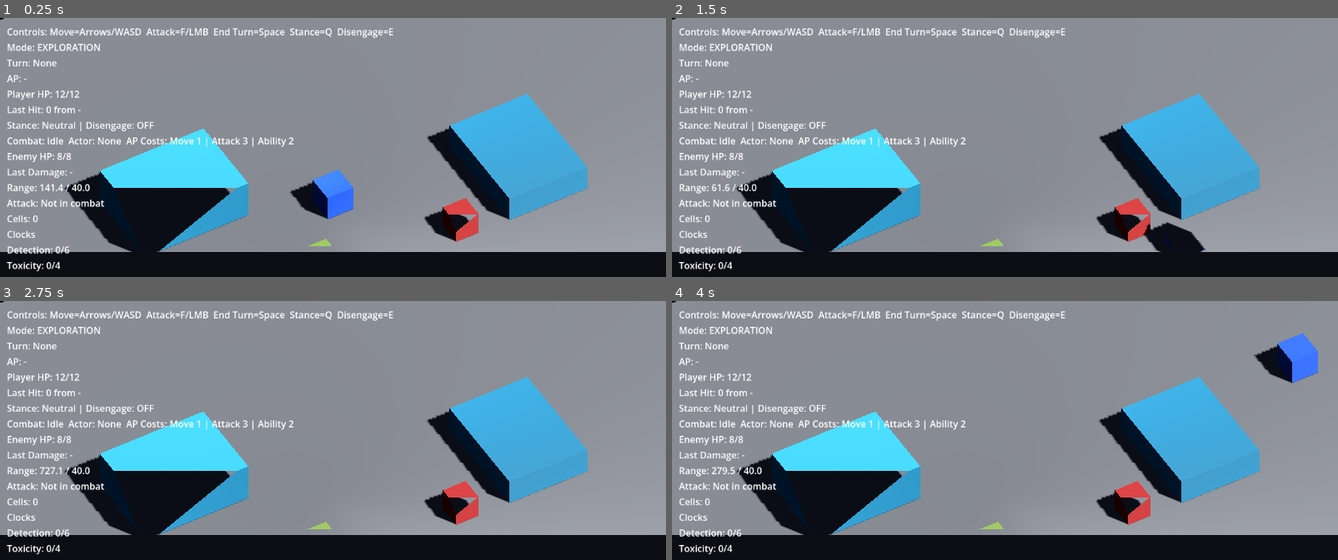
Above: before the commit, frames 1-4 (two rows, left to right).
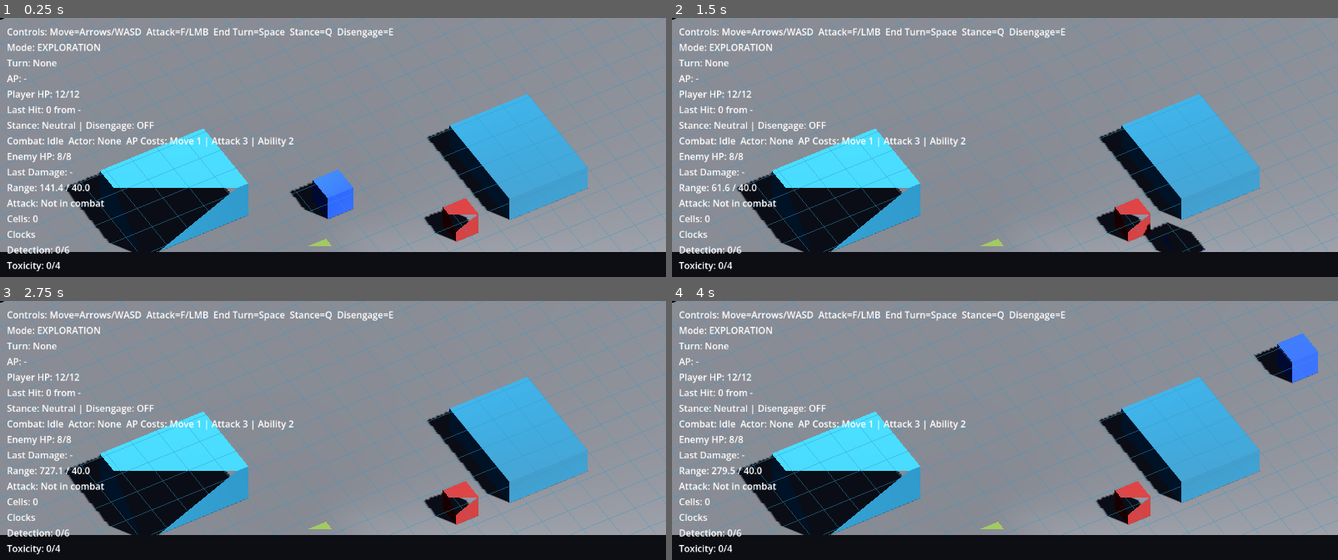
Above: after the commit, the same moments.

Repository: whelanworkmaster/cogs-and-catalysts
Game: Godot game, scene res://scenes/main.tscn
Same seed, same stepped clock (60 frames per second), same inputs: the game is played once before the commit and once after it.
Inputs (mouse positions are in pixels of both pictures, inside the frame that each line leads up to):
- Up to frame 1 (0.25 s): no input
- Up to frame 2 (1.5 s): tap Enter (ui_accept) at 0.5, 0.77, 1.25 s; move the mouse to (1151, 186) at 0.52 s; hold Right (ui_right) 0.53-1.28 s; tap F (attack) at 0.6 s; click (1151, 186) at 0.67 s; tap E (disengage) at 0.8, 1.35 s; move the mouse to (871, 222) at 1.27 s; hold Down (ui_down) from 1.28 s (still down)
- Up to frame 3 (2.75 s): tap Enter (ui_accept) at 1.52 s; tap F (attack) at 1.55, 2.1 s; move the mouse to (399, 404) at 2.02 s; release Down (ui_down) at 2.03 s; hold Right (ui_right) from 2.03 s (still down); tap E (disengage) at 2.3 s
- Up to frame 4 (4 s): move the mouse to (outside the picture) at 2.77 s; release Right (ui_right) at 2.78 s; hold Up (ui_up) 2.78-3.53 s; tap E (disengage) at 2.85, 3.8 s; click (outside the picture) at 2.92 s; tap Enter (ui_accept) at 3.02, 3.5, 3.77 s; tap F (attack) at 3.05 s; move the mouse to (1204, 544) at 3.52 s; hold Left (ui_left) from 3.53 s (still down); tap Q (stance_cycle) at 3.6 s

The runs differ from the first frame. In frame 1, 4.6% of the frame differs, in the area x 0-100%, y 0-91%; in frame 2, 4.6%; in frame 3, 4.6%; in frame 4, 4.6%.

Commit message:
Port combat visuals and grid overlay to 3D (Phases 7-8)
Rewrite enemy_threat_visual.gd and combat_overlay.gd as
MeshInstance3D with ImmediateMesh rings on the XZ ground plane.
Rewrite grid_overlay.gd as MeshInstance3D with PRIMITIVE_LINES
for cell outlines, reading obstacle rects from 3D BoxShape3D.
Re-add threat visual to enemy. Add GridOverlay to main.tscn.

Co-Authored-By: Claude Opus 4.5 <noreply@anthropic.com>

Diff:
--- a/scenes/main.tscn
+++ b/scenes/main.tscn
@@ -8,6 +8,7 @@
 [ext_resource type="PackedScene" uid="uid://c6d45ey1whev" path="res://scenes/enemy.tscn" id="8_enemy"]
 [ext_resource type="Script" path="res://scripts/world/elevation_area.gd" id="9_elev"]
 [ext_resource type="Script" path="res://scripts/world/steam_vent.gd" id="10_vent"]
+[ext_resource type="Script" path="res://scripts/world/grid_overlay.gd" id="11_grid"]
 
 [sub_resource type="Environment" id="Environment_1"]
 background_mode = 1
@@ -61,6 +62,9 @@
 elevation_height = 32.0
 building_size = Vector3(96, 32, 128)
 
+[node name="GridOverlay" type="MeshInstance3D" parent="."]
+script = ExtResource("11_grid")
+
 [node name="SteamVent1" type="Area3D" parent="."]
 script = ExtResource("10_vent")
 transform = Transform3D(1, 0, 0, 0, 1, 0, 0, 0, 1, -50, 0, 60)
--- a/scripts/actors/enemy.gd
+++ b/scripts/actors/enemy.gd
@@ -4,6 +4,7 @@
 
 const DamagePopup = preload("res://scripts/ui/damage_popup.gd")
 const MutagenicCell = preload("res://scripts/world/mutagenic_cell.gd")
+const EnemyThreatVisual = preload("res://scripts/ui/enemy_threat_visual.gd")
 
 @export var max_hp: int = 8
 @export var max_ap: int = 10
@@ -31,6 +32,7 @@
 	elevation_detector.area_entered.connect(_on_elevation_area_entered)
 	elevation_detector.area_exited.connect(_on_elevation_area_exited)
 	_setup_visual()
+	_create_threat_visual()
 	if CombatManager:
 		CombatManager.turn_started.connect(_on_turn_started)
 
@@ -278,6 +280,14 @@
 	popup.global_position = screen_pos
 	scene.add_child(popup)
 
+func _create_threat_visual() -> void:
+	if has_node("ThreatVisual"):
+		return
+	var ring := MeshInstance3D.new()
+	ring.name = "ThreatVisual"
+	ring.set_script(EnemyThreatVisual)
+	add_child(ring)
+
 func _on_turn_started(actor: Node) -> void:
 	if actor == self:
 		reset_ap()
--- a/scripts/ui/combat_overlay.gd
+++ b/scripts/ui/combat_overlay.gd
@@ -1,81 +1,67 @@
-extends Node2D
+extends MeshInstance3D
 
 class_name CombatOverlay
 
 @export var stance_radius: float = 22.0
-@export var stance_width: float = 3.0
 @export var disengage_radius: float = 28.0
-@export var disengage_width: float = 2.0
-@export var ap_pip_radius: float = 14.0
-@export var ap_pip_size: float = 2.5
-@export var clock_radius: float = 10.0
-@export var clock_width: float = 2.0
-@export var clock_offset: Vector2 = Vector2(0, -28)
+@export var ring_segments: int = 32
+
+var _mat: StandardMaterial3D
+
+func _ready() -> void:
+	_mat = StandardMaterial3D.new()
+	_mat.shading_mode = BaseMaterial3D.SHADING_MODE_UNSHADED
+	_mat.transparency = BaseMaterial3D.TRANSPARENCY_ALPHA
+	_mat.no_depth_test = true
+	_mat.vertex_color_use_as_albedo = true
+	material_override = _mat
 
 func _process(_delta: float) -> void:
-	queue_redraw()
-
-func _draw() -> void:
 	var player := get_parent()
 	if player == null:
+		mesh = null
 		return
-	_draw_stance_ring(player)
-	_draw_disengage_ring(player)
-	_draw_ap_pips(player)
-	_draw_clocks()
+	if not CombatManager or not CombatManager.active_combat:
+		mesh = null
+		return
+	_rebuild(player)
 
-func _draw_stance_ring(player: Node) -> void:
-	if not player.has_method("get_stance_name"):
-		return
-	var stance_name: String = str(player.get_stance_name())
-	var color: Color = Color(0.6, 0.6, 0.6, 0.7)
-	match stance_name:
-		"Guard":
-			color = Color(0.2, 0.6, 1.0, 0.8)
-		"Aggress":
-			color = Color(1.0, 0.3, 0.3, 0.8)
-		"Evade":
-			color = Color(0.3, 1.0, 0.5, 0.8)
-	draw_arc(Vector2.ZERO, stance_radius, 0.0, TAU, 32, color, stance_width)
+func _rebuild(player: Node) -> void:
+	var im := ImmediateMesh.new()
 
-func _draw_disengage_ring(player: Node) -> void:
-	if not player.has_method("is_disengage_active"):
-		return
-	var active: bool = bool(player.is_disengage_active())
-	if not active:
-		return
-	var color := Color(1.0, 1.0, 0.4, 0.8)
-	var segments := 12
-	var gap := TAU / float(segments)
-	for i in range(segments):
-		if i % 2 == 0:
-			var start_angle := i * gap
-			var end_angle := start_angle + gap * 0.6
-			draw_arc(Vector2.ZERO, disengage_radius, start_angle, end_angle, 6, color, disengage_width)
+	# Stance ring
+	if player.has_method("get_stance_name"):
+		var stance_name: String = str(player.get_stance_name())
+		var color: Color = Color(0.6, 0.6, 0.6, 0.7)
+		match stance_name:
+			"Guard":
+				color = Color(0.2, 0.6, 1.0, 0.8)
+			"Aggress":
+				color = Color(1.0, 0.3, 0.3, 0.8)
+			"Evade":
+				color = Color(0.3, 1.0, 0.5, 0.8)
+		im.surface_begin(Mesh.PRIMITIVE_LINE_STRIP)
+		for i in range(ring_segments + 1):
+			var angle := TAU * float(i) / float(ring_segments)
+			im.surface_set_color(color)
+			im.surface_add_vertex(Vector3(cos(angle) * stance_radius, 0.5, sin(angle) * stance_radius))
+		im.surface_end()
 
-func _draw_ap_pips(player: Node) -> void:
-	if not player.has_method("get_current_ap") or not player.has_method("get_max_ap"):
-		return
-	var current_ap: int = int(player.get_current_ap())
-	var max_ap: int = max(int(player.get_max_ap()), 1)
-	for i in range(max_ap):
-		var angle := -PI / 2 + TAU * (float(i) / float(max_ap))
-		var pos := Vector2(cos(angle), sin(angle)) * ap_pip_radius
-		var on := i < current_ap
-		var color := Color(1.0, 1.0, 1.0, 0.9) if on else Color(0.3, 0.3, 0.3, 0.7)
-		draw_circle(pos, ap_pip_size, color)
+	# Disengage ring (dashed)
+	if player.has_method("is_disengage_active") and player.is_disengage_active():
+		var color := Color(1.0, 1.0, 0.4, 0.8)
+		var dash_segments := 12
+		var gap := TAU / float(dash_segments)
+		for j in range(dash_segments):
+			if j % 2 == 0:
+				im.surface_begin(Mesh.PRIMITIVE_LINE_STRIP)
+				var start_angle := j * gap
+				var end_angle := start_angle + gap * 0.6
+				var steps := 6
+				for k in range(steps + 1):
+					var angle := start_angle + (end_angle - start_angle) * float(k) / float(steps)
+					im.surface_set_color(color)
+					im.surface_add_vertex(Vector3(cos(angle) * disengage_radius, 0.5, sin(angle) * disengage_radius))
+				im.surface_end()
 
-func _draw_clocks() -> void:
-	if not CombatManager:
-		return
-	var offset: Vector2 = clock_offset
-	if CombatManager.detection_clock:
-		_draw_clock_ring(offset + Vector2(-12, 0), CombatManager.detection_clock.progress, CombatManager.detection_clock.segments, Color(1.0, 0.7, 0.2, 0.9))
-	if CombatManager.toxicity_clock:
-		_draw_clock_ring(offset + Vector2(12, 0), CombatManager.toxicity_clock.progress, CombatManager.toxicity_clock.segments, Color(0.6, 1.0, 0.4, 0.9))
-
-func _draw_clock_ring(center: Vector2, progress: int, segments: int, color: Color) -> void:
-	var safe_segments: int = int(max(segments, 1))
-	draw_arc(center, clock_radius, 0.0, TAU, 32, Color(0.2, 0.2, 0.2, 0.7), clock_width)
-	var ratio: float = clamp(float(progress) / float(safe_segments), 0.0, 1.0)
-	draw_arc(center, clock_radius, -PI / 2, -PI / 2 + TAU * ratio, 32, color, clock_width)
+	mesh = im
--- a/scripts/ui/enemy_threat_visual.gd
+++ b/scripts/ui/enemy_threat_visual.gd
@@ -1,20 +1,38 @@
-extends Node2D
+extends MeshInstance3D
 
 class_name EnemyThreatVisual
 
-@export var ring_width: float = 2.0
 @export var ring_color: Color = Color(1.0, 0.4, 0.4, 0.25)
+@export var ring_segments: int = 48
+
+var _mat: StandardMaterial3D
+
+func _ready() -> void:
+	_mat = StandardMaterial3D.new()
+	_mat.albedo_color = ring_color
+	_mat.shading_mode = BaseMaterial3D.SHADING_MODE_UNSHADED
+	_mat.transparency = BaseMaterial3D.TRANSPARENCY_ALPHA
+	_mat.no_depth_test = true
+	material_override = _mat
 
 func _process(_delta: float) -> void:
-	queue_redraw()
-
-func _draw() -> void:
 	var enemy := get_parent()
 	if enemy == null:
 		return
 	if not CombatManager or not CombatManager.active_combat:
+		mesh = null
 		return
 	if not enemy.has_method("get_attack_contact_distance"):
+		mesh = null
 		return
 	var radius: float = float(enemy.get_attack_contact_distance())
-	draw_arc(Vector2.ZERO, radius, 0.0, TAU, 48, ring_color, ring_width)
+	_rebuild_ring(radius)
+
+func _rebuild_ring(radius: float) -> void:
+	var im := ImmediateMesh.new()
+	im.surface_begin(Mesh.PRIMITIVE_LINE_STRIP)
+	for i in range(ring_segments + 1):
+		var angle := TAU * float(i) / float(ring_segments)
+		im.surface_add_vertex(Vector3(cos(angle) * radius, 0.5, sin(angle) * radius))
+	im.surface_end()
+	mesh = im
--- a/scripts/world/grid_overlay.gd
+++ b/scripts/world/grid_overlay.gd
@@ -1,20 +1,24 @@
-extends Node2D
+extends MeshInstance3D
 
 @export var grid_color: Color = Color(0.2, 0.6, 0.8, 0.25)
-@export var line_width: float = 1.0
 
 var _obstacle_rects: Array[Rect2] = []
 
 func _ready() -> void:
-	z_index = -10
+	var mat := StandardMaterial3D.new()
+	mat.albedo_color = grid_color
+	mat.shading_mode = BaseMaterial3D.SHADING_MODE_UNSHADED
+	mat.transparency = BaseMaterial3D.TRANSPARENCY_ALPHA
+	mat.no_depth_test = true
+	material_override = mat
 	_cache_obstacles()
-	queue_redraw()
+	_rebuild_mesh()
 
 func refresh() -> void:
 	_cache_obstacles()
-	queue_redraw()
+	_rebuild_mesh()
 
-func _draw() -> void:
+func _rebuild_mesh() -> void:
 	var bounds: Vector2 = _get_nav_bounds()
 	var cell: Vector2 = _get_cell_size()
 	var origin: Vector2 = _get_grid_origin()
@@ -25,13 +29,31 @@
 		origin = Vector2(-half.x, -half.y)
 	var cols: int = int(ceilf(bounds.x / cell.x))
 	var rows: int = int(ceilf(bounds.y / cell.y))
+	var im := ImmediateMesh.new()
+	im.surface_begin(Mesh.PRIMITIVE_LINES)
+	var y_offset := 0.05
 	for y in range(rows):
 		for x in range(cols):
 			var center := origin + Vector2((x + 0.5) * cell.x, (y + 0.5) * cell.y)
 			if _point_in_obstacles(center):
 				continue
-			var rect := Rect2(center - cell * 0.5, cell)
-			draw_rect(rect, grid_color, false, line_width)
+			var hx := cell.x * 0.5
+			var hz := cell.y * 0.5
+			# Four edges of the cell as line segments on XZ plane
+			# Bottom edge (min Z)
+			im.surface_add_vertex(Vector3(center.x - hx, y_offset, center.y - hz))
+			im.surface_add_vertex(Vector3(center.x + hx, y_offset, center.y - hz))
+			# Right edge (max X)
+			im.surface_add_vertex(Vector3(center.x + hx, y_offset, center.y - hz))
+			im.surface_add_vertex(Vector3(center.x + hx, y_offset, center.y + hz))
+			# Top edge (max Z)
+			im.surface_add_vertex(Vector3(center.x + hx, y_offset, center.y + hz))
+			im.surface_add_vertex(Vector3(center.x - hx, y_offset, center.y + hz))
+			# Left edge (min X)
+			im.surface_add_vertex(Vector3(center.x - hx, y_offset, center.y + hz))
+			im.surface_add_vertex(Vector3(center.x - hx, y_offset, center.y - hz))
+	im.surface_end()
+	mesh = im
 
 func _get_nav_bounds() -> Vector2:
 	var parent_main := get_parent()
@@ -61,10 +83,7 @@
 	_obstacle_rects.clear()
 	var obstacles: Array[Node] = _get_nav_obstacles()
 	for obstacle in obstacles:
-		var zone := obstacle as Node2D
-		if not zone:
-			continue
-		var rect := _get_obstacle_rect(zone)
+		var rect := _get_obstacle_rect(obstacle)
 		if rect.size != Vector2.ZERO:
 			_obstacle_rects.append(rect)
 
@@ -74,15 +93,15 @@
 			return true
 	return false
 
-func _get_obstacle_rect(zone: Node2D) -> Rect2:
-	var shape_node := zone.get_node_or_null("ElevationBlocker/CollisionShape2D")
-	if shape_node and shape_node is CollisionShape2D:
-		var rect_shape := shape_node.shape as RectangleShape2D
-		if rect_shape:
-			var world_center: Vector2 = shape_node.global_transform.origin
-			var scale: Vector2 = shape_node.global_transform.get_scale().abs()
-			var size: Vector2 = rect_shape.size * scale
-			return Rect2(world_center - size * 0.5, size)
+func _get_obstacle_rect(zone: Node) -> Rect2:
+	# Try 3D shape
+	var shape_3d := zone.get_node_or_null("ElevationBlocker/CollisionShape3D")
+	if shape_3d and shape_3d is CollisionShape3D:
+		var box_shape := shape_3d.shape as BoxShape3D
+		if box_shape:
+			var world_pos: Vector3 = shape_3d.global_transform.origin
+			var xz_size := Vector2(box_shape.size.x, box_shape.size.z)
+			return Rect2(Vector2(world_pos.x, world_pos.z) - xz_size * 0.5, xz_size)
 	return Rect2()
 
 func _get_nav_obstacles() -> Array[Node]:
@@ -94,8 +113,9 @@
 	if typed.is_empty():
 		var root := get_tree().current_scene
 		if root:
-			var found := root.find_children("", "Area2D", true, false)
-			for node in found:
-				if node is Node and node.has_node("ElevationBlocker"):
-					typed.append(node)
+			for type_name in ["Area3D", "Area2D"]:
+				var found := root.find_children("", type_name, true, false)
+				for node in found:
+					if node is Node and node.has_node("ElevationBlocker"):
+						typed.append(node)
 	return typed
